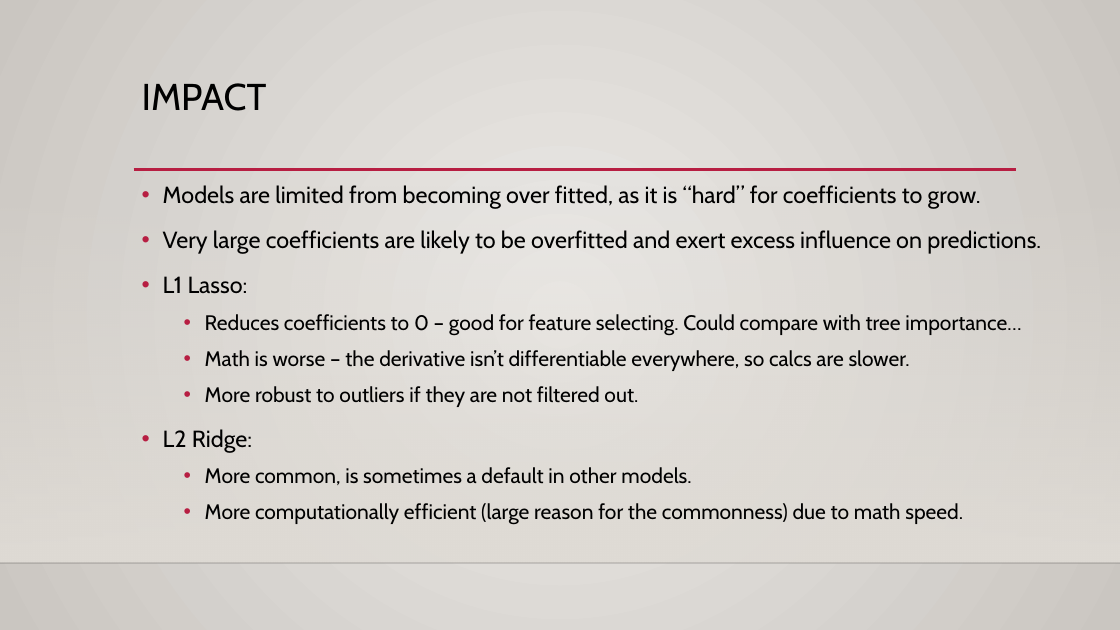
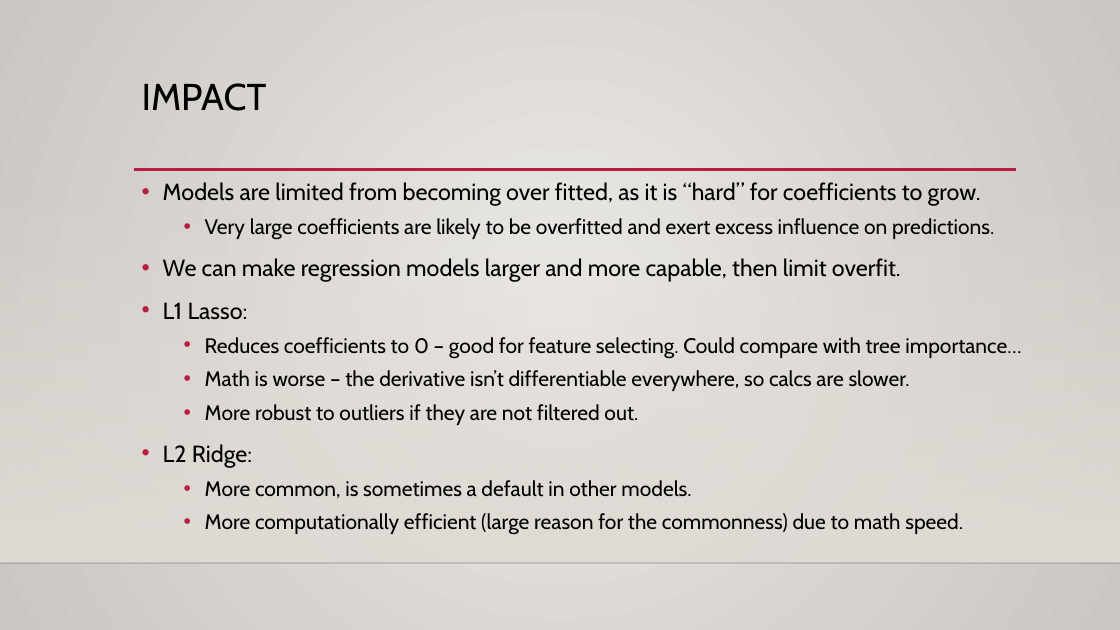
Before and after one commit to glennybarnes/Intro_to_Machine_Learning_Students, a slide deck: slide 47 of reference_content/Slides/007_Basis_and_Regularization.pptx (slide 46 before the commit). Drawn at 1120x630 pixels with LibreOffice and Linux fonts; fonts in the diff are those of the drawing; background and template pictures are left out. Boxes give left, top, right and bottom in pixels: in the first picture for what was removed or moved away, otherwise in the second. Text is boxed around its words. In the diff, an @@ line names an element or a change of style, - is before the commit and + after.

```diff
--- a/reference_content/Slides/007_Basis_and_Regularization.pptx
+++ b/reference_content/Slides/007_Basis_and_Regularization.pptx
@@ text at (163, 182, 1021, 535): size 20 to 18 pt in "Very large coefficients are likely to be ..."; line spacing 1.2 to 1.1; list level 1 to 2 in "Very large coefficients are likely ..." @@
@@ text at (163, 258, 901, 282): paragraph added @@
+• We can make regression models larger and more capable, then limit overfit.
```
Also in this commit, not shown: 10 other slides changed, 1 slide added, 1 other file.
